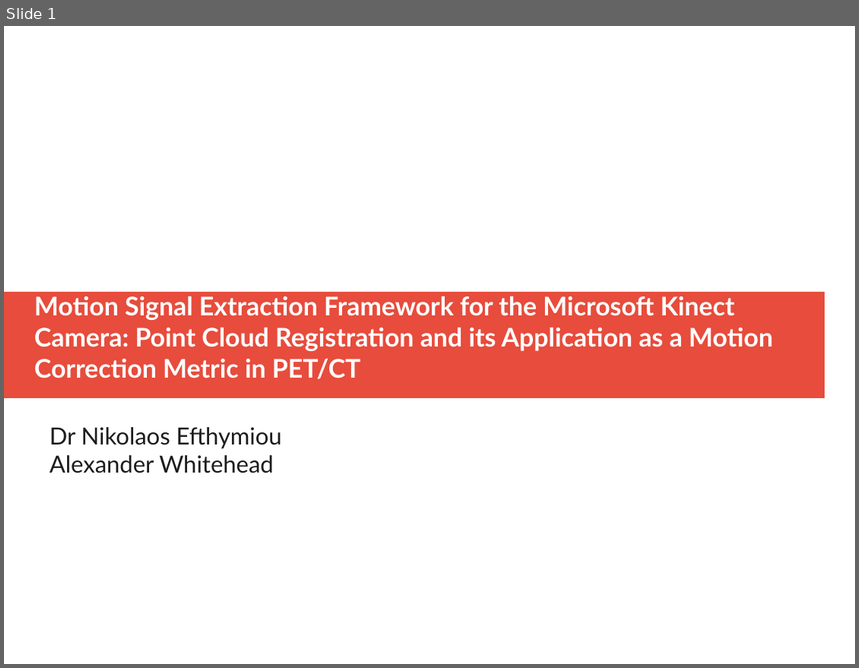
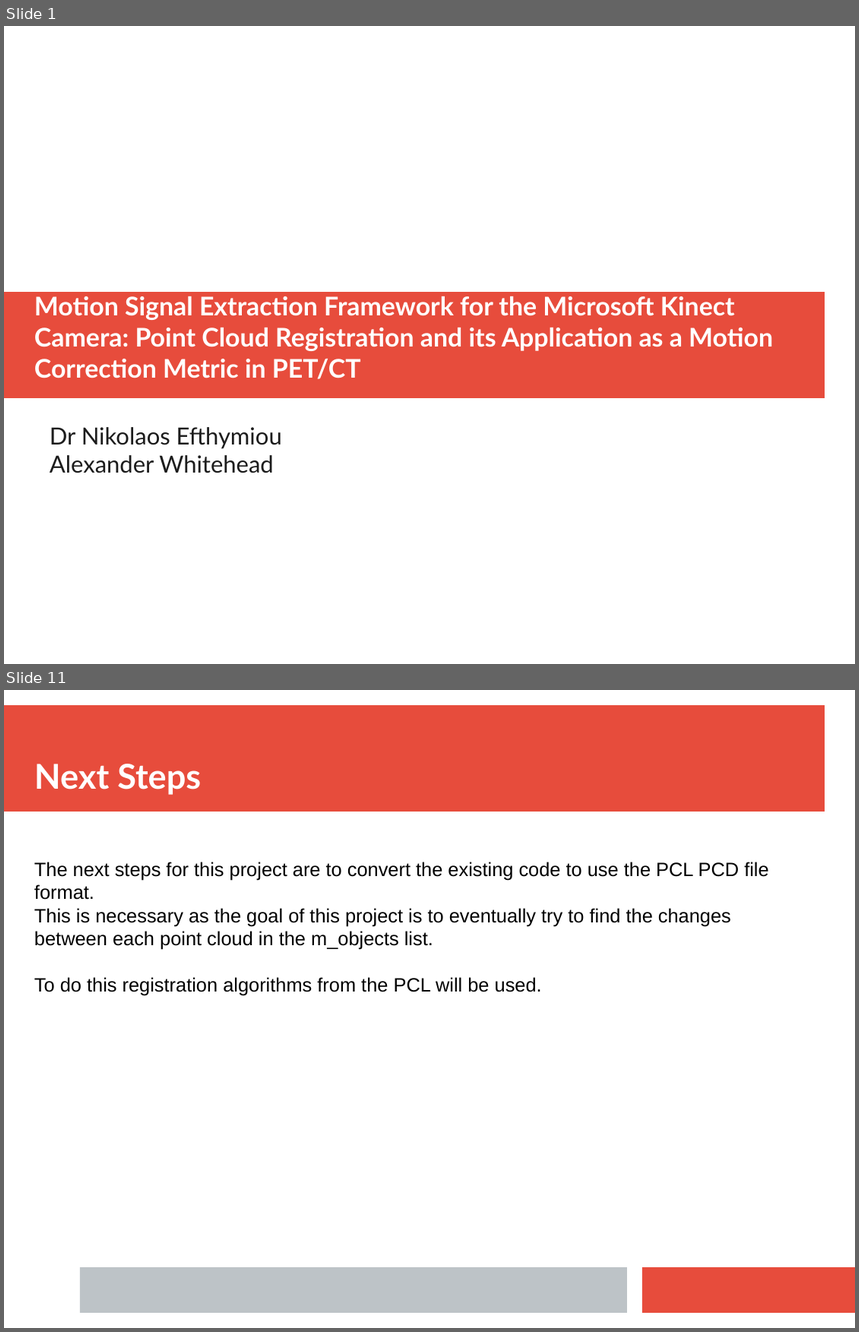
Before and after one commit to ALEXJAZZ008008/MSc-Dissertation, a slide deck: Report/Misc/Journal.pptx. Shown one above the other, each under a label of ours: slide 1 before the commit, slides 1 and 11 after it; the slides between them are not shown. The pictures are 859x668 and 859x1332 pixels, drawn with LibreOffice and Linux fonts; fonts in the diff are those of the drawing. Boxes give left, top, right and bottom in pixels: in the first picture for what was removed or moved away, otherwise in the second. Text is boxed around its words. In the diff, an @@ line names an element or a change of style, - is before the commit and + after.

Commit message:
actually started the final report, mostly formatting

```diff
--- a/Report/Misc/Journal.pptx
+++ b/Report/Misc/Journal.pptx
@@ slide 11 added at [4, 690, 855, 1328], background #FFFFFF @@
@@ rectangle added at [4, 705, 825, 812], fill #E74C3C @@
@@ text added at [34, 764, 201, 795], 32 pt, text #FFFFFF, bold @@
+Next Steps
@@ text added at [34, 862, 769, 996], 18 pt, text #000000 @@
+The next steps for this project are to convert the existing code to use the PCL PCD file format.
+This is necessary as the goal of this project is to eventually try to find the changes between each point cloud in the m_objects list.
+To do this registration algorithms from the PCL will be used.
@@ rectangle added at [80, 1268, 627, 1313], fill #BDC3C7 @@
@@ rectangle added at [643, 1268, 855, 1313], fill #E74C3C @@
```
Also in this commit, not shown: 2 slides changed, 7 other slides added, 1 slide removed, 8 other files.
